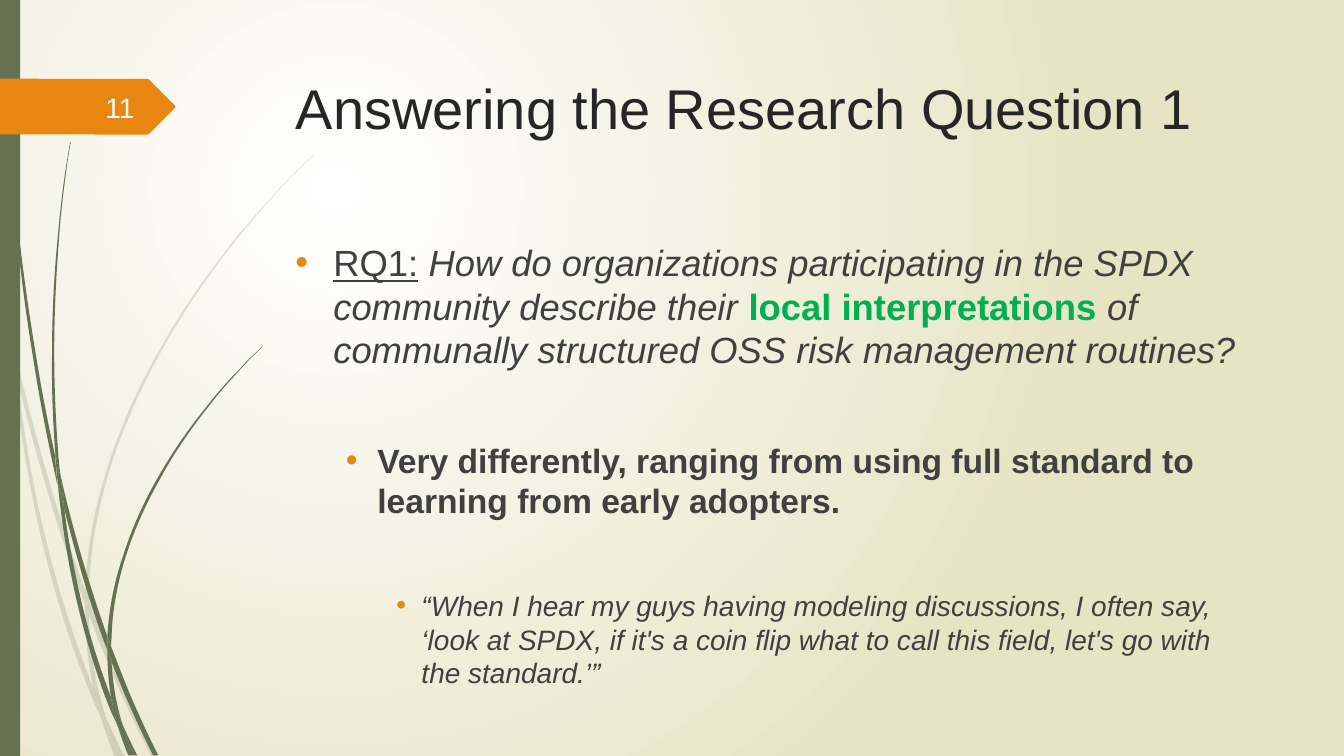
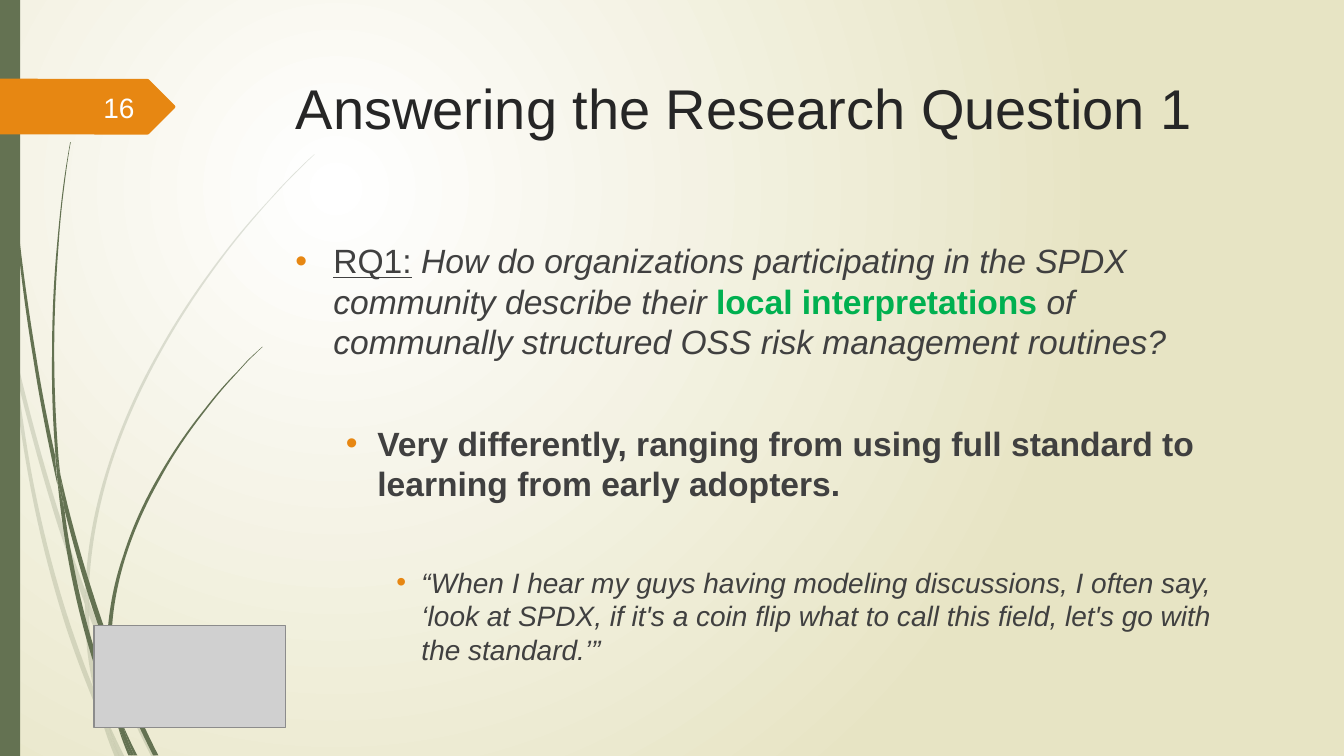
Before and after one commit to SPDX-CaseStudy/files, a slide deck: slide 16 of GroupPresentation.pptx (slide 11 before the commit). Drawn at 1344x756 pixels with LibreOffice and Linux fonts; fonts in the diff are those of the drawing; grey boxes stand for pictures; background and template pictures are left out. Boxes give left, top, right and bottom in pixels: in the first picture for what was removed or moved away, otherwise in the second. Text is boxed around its words. In the diff, an @@ line names an element or a change of style, - is before the commit and + after.

```diff
--- a/GroupPresentation.pptx
+++ b/GroupPresentation.pptx
@@ page number at bbox=[103, 98, 134, 119]: text changed @@
-11
+16
@@ text at bbox=[333, 248, 1166, 361]: size 26 to 24 pt in "RQ1: How do organizations participating in the ..." @@
@@ picture added at bbox=[94, 626, 285, 728] @@
@@ freeform shape removed at bbox=[107, 650, 122, 725] @@
@@ freeform shape removed at bbox=[107, 636, 111, 661] @@
```
Also in this commit, not shown: 5 other slides changed, 5 slides added, 1 other file.
